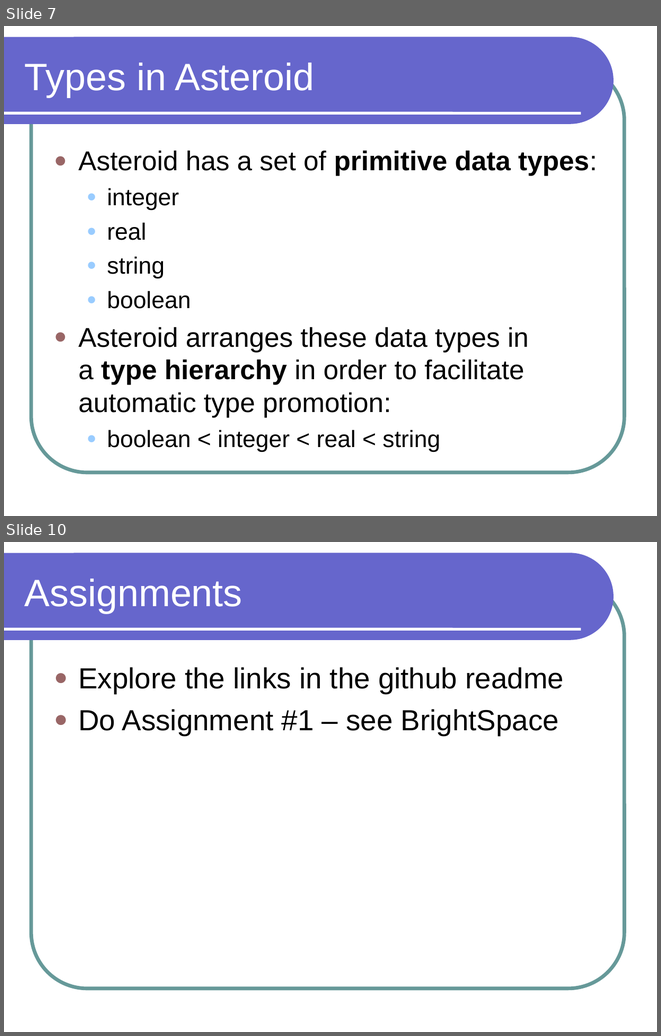
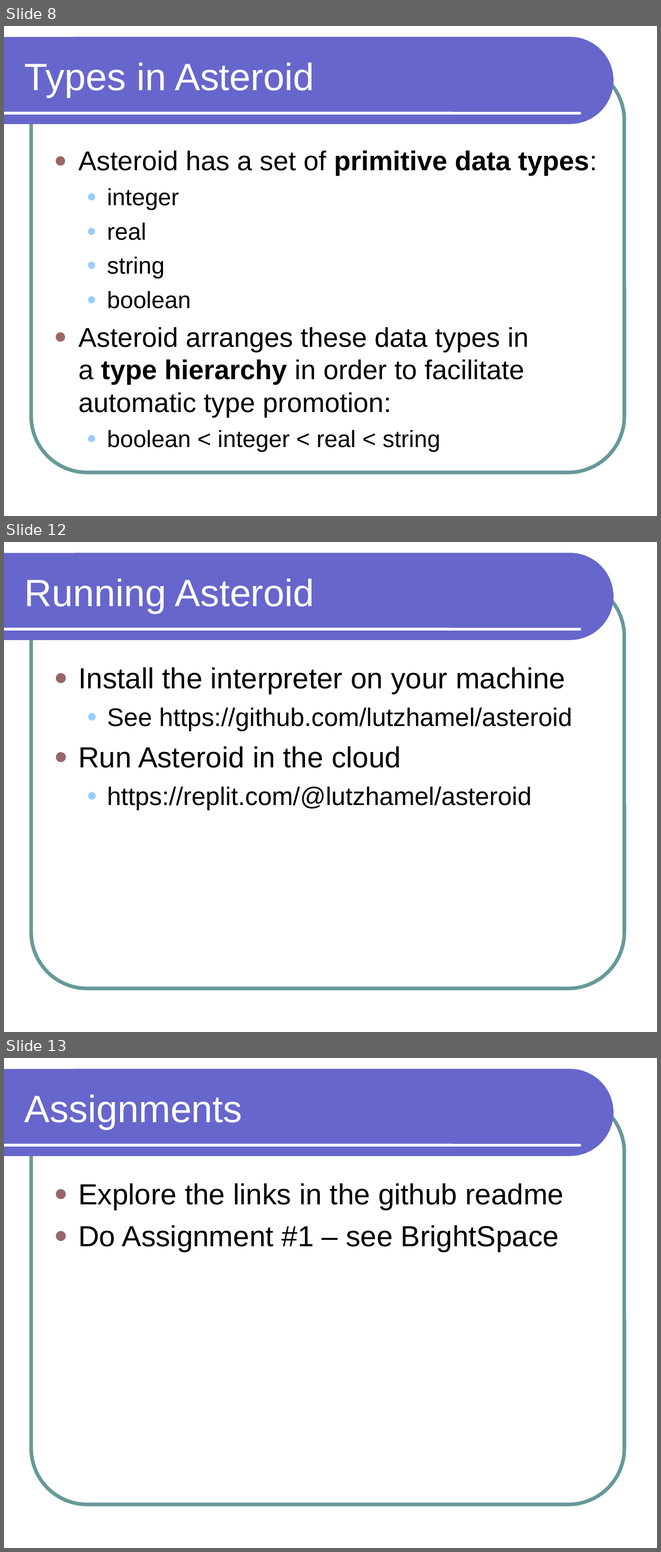
Before and after one commit to lutzhamel/CSC301, a slide deck: notes/csc301-ln002.ppt. Shown one above the other, each under a label of ours: slides 7 and 10 before the commit, slides 8, 12 and 13 after it; the slides between them are not shown. The pictures are 661x1036 and 661x1552 pixels, drawn with LibreOffice and Linux fonts; fonts in the diff are those of the drawing. Boxes give left, top, right and bottom in pixels: in the first picture for what was removed or moved away, otherwise in the second. Text is boxed around its words. In the diff, an @@ line names an element or a change of style, - is before the commit and + after.

Commit message:
moving to Asteroid

```diff
--- a/notes/csc301-ln002.ppt
+++ b/notes/csc301-ln002.ppt
@@ slide 12 added at bbox=[4, 542, 657, 1032], background #FFFFFF; not listed: 3 template elements that a slide beside it also shows @@
@@ title added at bbox=[25, 579, 315, 613], 42 pt, text #FFFFFF @@
+Running Asteroid
@@ text added at bbox=[78, 667, 572, 810], 28 pt, text #000000 @@
+● Install the interpreter on your machine
+  ● See https://github.com/lutzhamel/asteroid
+● Run Asteroid in the cloud
+  ● https://replit.com/@lutzhamel/asteroid
@@ what was slide 7 is now slide 8 @@
@@ what was slide 10 is now slide 13 @@
```
Also in this commit, not shown: 2 slides changed, 2 other slides added, 2 other files.
